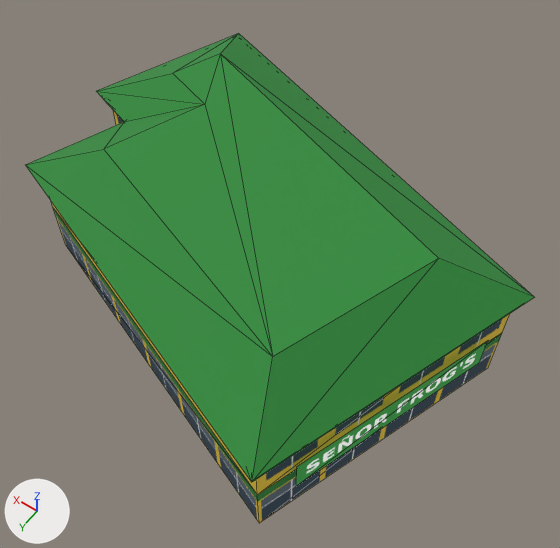
One commit to the glTF model game/models/hero/senorfrogs.glb: the scene before it, then after it.
The view is the same before and after, from a 50 mm camera at (-21.8, 23.2, 38.4) aimed at (-5.9, 1.0, 3.5). Every picture has the same lights, and +X, +Y and +Z are marked at lower left. The older version comes first. Mesh edges are drawn as thin lines. Objects named as collision shapes, trigger or cutter boxes, shadow casters or lower levels of detail are left out. Where no turn or scale is listed for an object, it has been applied to the vertices. Vertices at exactly the same position are counted once.

Script lines for the objects in view, before the commit:
```python
me_senorfrogs_lod0 = bpy.data.meshes.new('senorfrogs_lod0')
me_senorfrogs_lod0.from_pydata(...)  # 46 vertices, 58 faces; spans x -14.6..14.6, y -12.5..12.5, z -4.5..4.5
# faces by material slot: [12, 12, 32, 2]
me_senorfrogs_lod0.materials.append(mat_ground)
me_senorfrogs_lod0.materials.append(mat_facade)  # picture img_facade
me_senorfrogs_lod0.materials.append(mat_trim)  # green #2e8b3a
me_senorfrogs_lod0.materials.append(mat_sign)
# before: 12 (10.6, -11.8, 2.5), 13 (-13.8, -3.2, 2.5), 14 (13.8, -2.8, 2.5), 15 (10.4, -1.8, 2.5), 16 (12.5, 4.3, 2.5)
# before: 17 (-8.5, 11.7, 2.5)
ob_senorfrogs_lod0 = bpy.data.objects.new('senorfrogs_lod0', me_senorfrogs_lod0)
ob_senorfrogs_lod0.location = (-4.16, 0.57, 4.5)
```
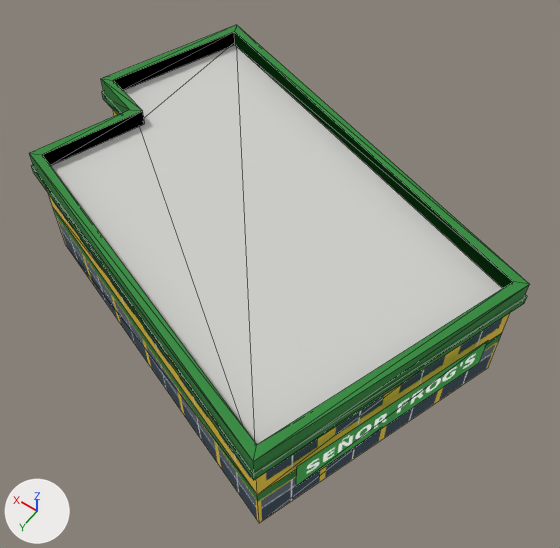
Where the newer file only moved an object's origin or applied its transform, the numbers keep the older frame.

Location of each change, (x1, y1, x2, y2) in pixels of the pictures (560 x 548 px):
'senorfrogs_lod0', reshaped: before (26, 33, 535, 523); after (29, 25, 529, 523)
part 1 of me_senorfrogs_lod0, rebuilt: before (26, 33, 535, 482); after (29, 25, 529, 474)
part 2 of me_senorfrogs_lod0, added: after (51, 45, 503, 444)

Patch to the scene script:
```diff
--- a/game/models/hero/senorfrogs.glb.py
+++ b/game/models/hero/senorfrogs.glb.py
@@ mat_roof @@
+mat_roof = principled_material('roof')
+mat_roof.base_color = (0.631, 0.631, 0.604)  # light grey #d0d0cc
+mat_roof.roughness = 0.85
@@ me_senorfrogs_lod0 @@
 # used by ob_senorfrogs_lod0; location = (-4.16, 0.57, 4.5)
 # verts and faces of me_senorfrogs_lod0; kept vertices keep their numbers, new ones are numbered from 46
-me_senorfrogs_lod0.from_pydata(...)  # 46 vertices, 58 faces; spans x -14.6..14.6, y -12.5..12.5, z -4.5..4.5
+me_senorfrogs_lod0.from_pydata(...)  # 58 vertices, 78 faces; spans x -14.3..14.2, y -12.2..12.2, z -4.5..3.5
+# me_senorfrogs_lod0 part 1: the loose piece of 12 vertices spanning x -14.6..14.6, y -12.5..12.5, z 2.5..4.5 is rebuilt with 24 vertices and now spans x -14.1..14.1, y -12.1..12.1, z 2.1..3.5
+# me_senorfrogs_lod0 part 2
+faces += [(12, 17, 13), (15, 16, 17), (12, 14, 15), (12, 15, 17)]  # mat_roof (light grey #d0d0cc)
 me_senorfrogs_lod0.materials.append(mat_ground)
@@ me_senorfrogs_lod0 @@
 me_senorfrogs_lod0.materials.append(mat_sign)
+me_senorfrogs_lod0.materials.append(mat_roof)  # light grey #d0d0cc
```
